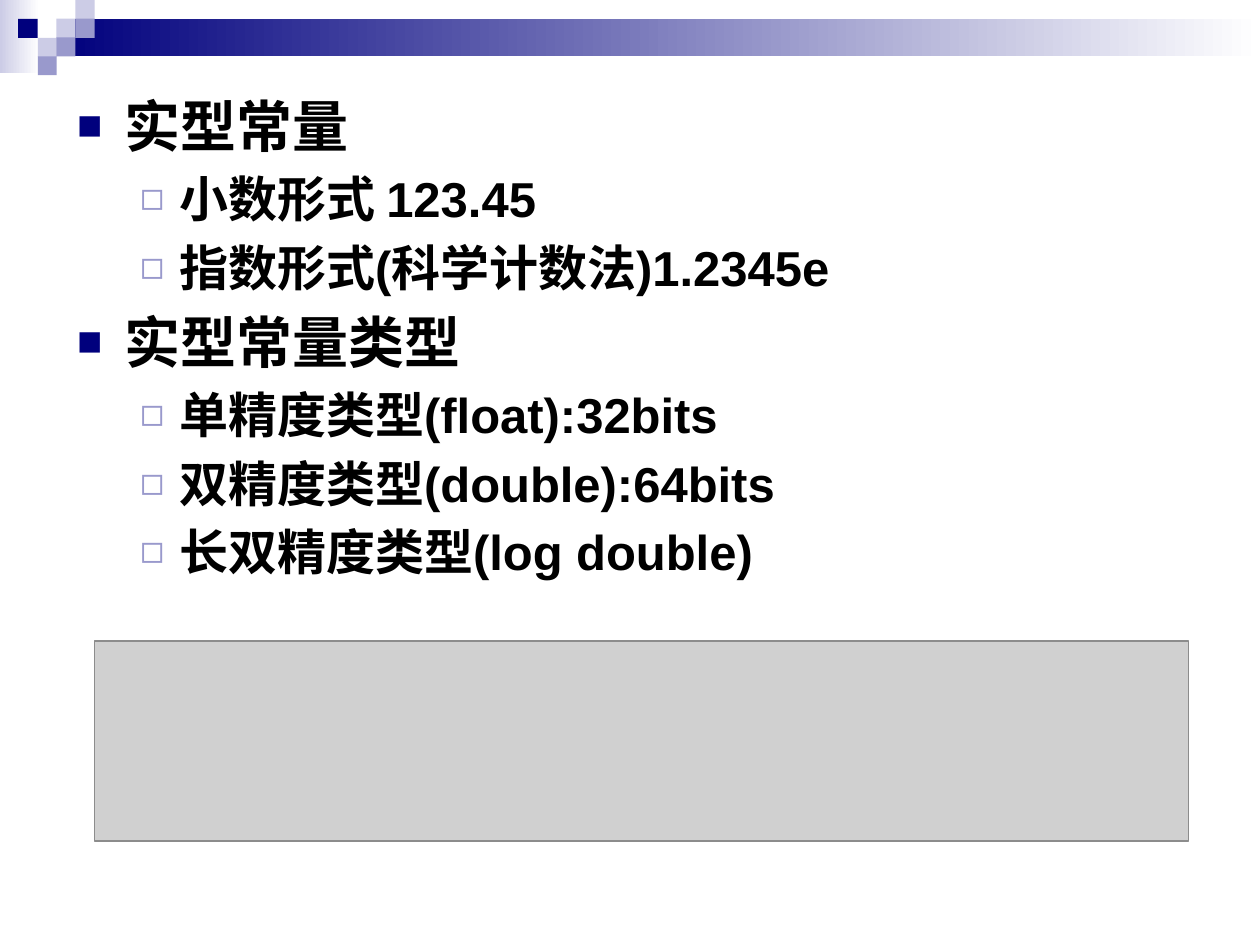
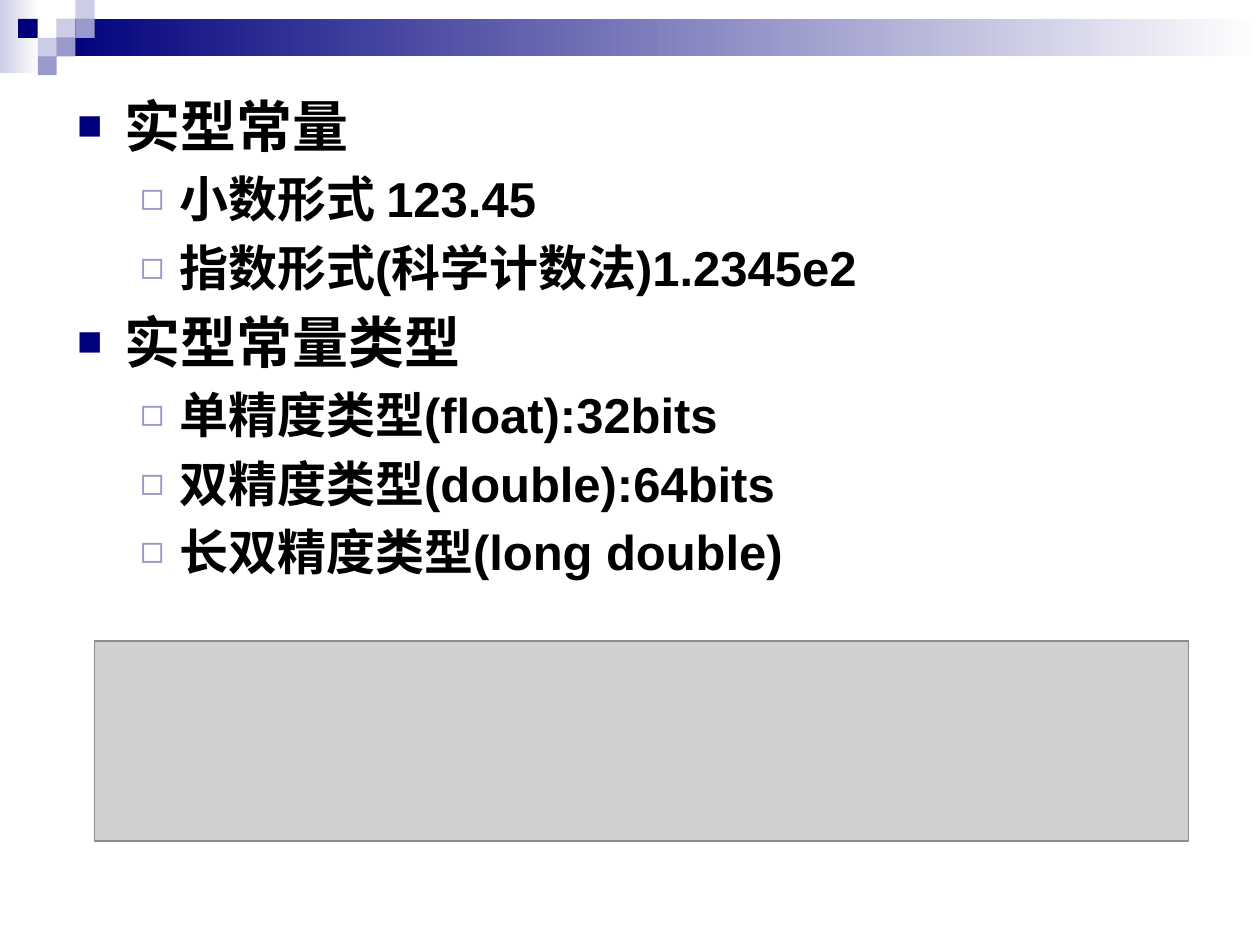
Before and after one commit to BruceY-rgb/sixingyangteaching-mkdocs, a slide deck: slide 13 of docs/day2/chap02用C语言编写程序.pptx. Drawn at 1260x945 pixels with LibreOffice and Linux fonts; fonts in the diff are those of the drawing; grey boxes stand for pictures. Boxes give left, top, right and bottom in pixels: in the first picture for what was removed or moved away, otherwise in the second. Text is boxed around its words. In the diff, an @@ line names an element or a change of style, - is before the commit and + after.

```diff
--- a/docs/day2/chap02用C语言编写程序.pptx
+++ b/docs/day2/chap02用C语言编写程序.pptx
@@ text at [179, 244, 856, 297]: text changed @@
-  ◻ 指数形式(科学计数法)1.2345e
+  ◻ 指数形式(科学计数法)1.2345e2
@@ text at [179, 528, 783, 581]: text changed @@
-  ◻ 长双精度类型(log double)
+  ◻ 长双精度类型(long double)
```
Also in this commit, not shown: 34 other files.
